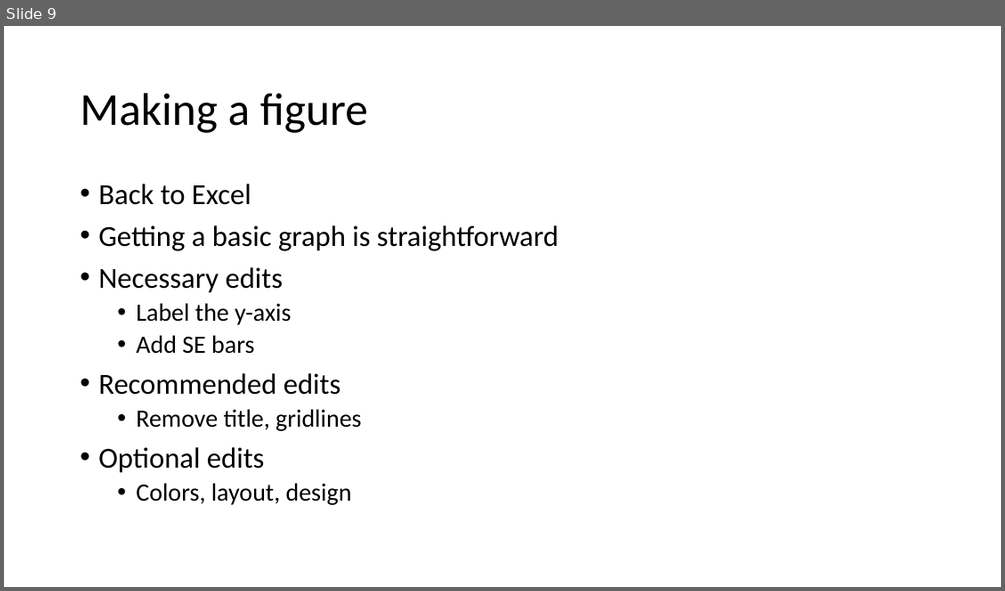
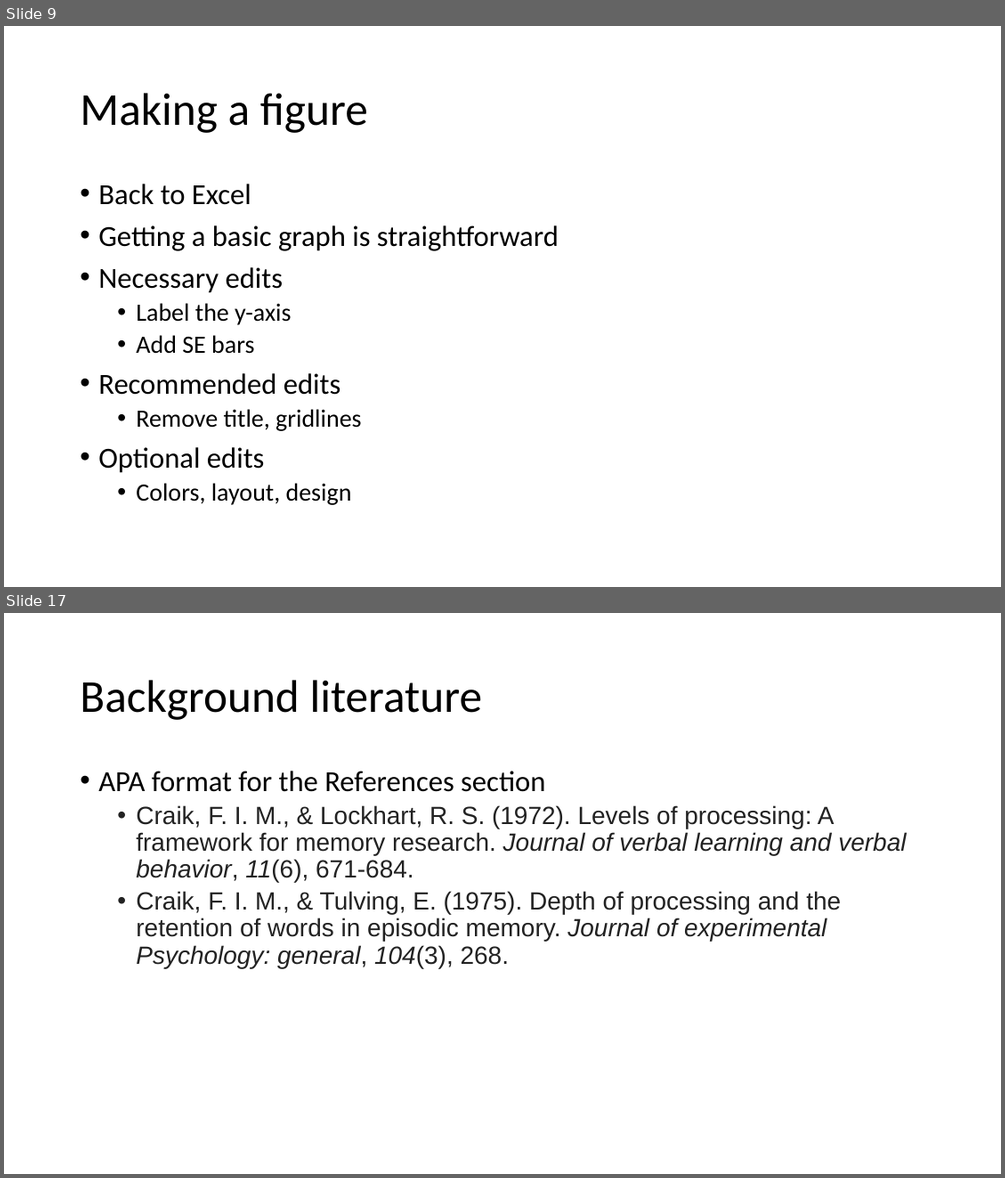
Before and after one commit to preber/Research-Methods, a slide deck: Class Slides 2024/Class 6.pptx. Shown one above the other, each under a label of ours: slide 9 before the commit, slides 9 and 17 after it; the slides between them are not shown. The pictures are 1005x591 and 1005x1178 pixels, drawn with LibreOffice and Linux fonts; fonts in the diff are those of the drawing. Boxes give left, top, right and bottom in pixels: in the first picture for what was removed or moved away, otherwise in the second. Text is boxed around its words. In the diff, an @@ line names an element or a change of style, - is before the commit and + after.

```diff
--- a/Class Slides 2024/Class 6.pptx
+++ b/Class Slides 2024/Class 6.pptx
@@ slide 17 added at [4, 613, 1001, 1174], background #FFFFFF @@
@@ title added at [80, 680, 483, 720], 44 pt, text #000000 @@
+Background literature
@@ text added at [98, 771, 906, 968], 24 pt, text #222222 @@
+• APA format for the References section
+  • Craik, F. I. M., & Lockhart, R. S. (1972). Levels of processing: A framework for memory research. Journal of verbal learning and verbal behavior, 11(6), 671-684.
+  • Craik, F. I. M., & Tulving, E. (1975). Depth of processing and the retention of words in episodic memory. Journal of experimental Psychology: general, 104(3), 268.
```
Also in this commit, not shown: 1 slide changed, 12 other slides added, 1 other file.
